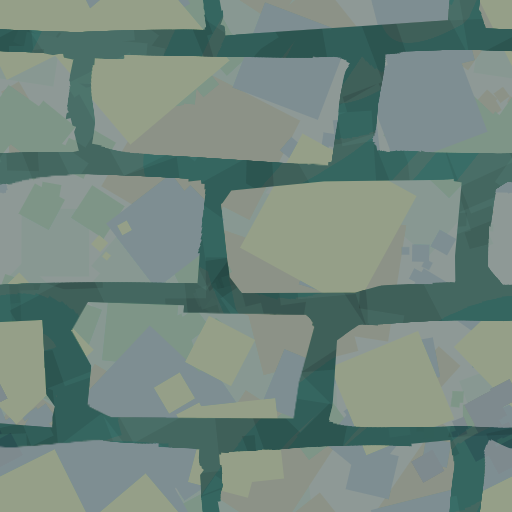
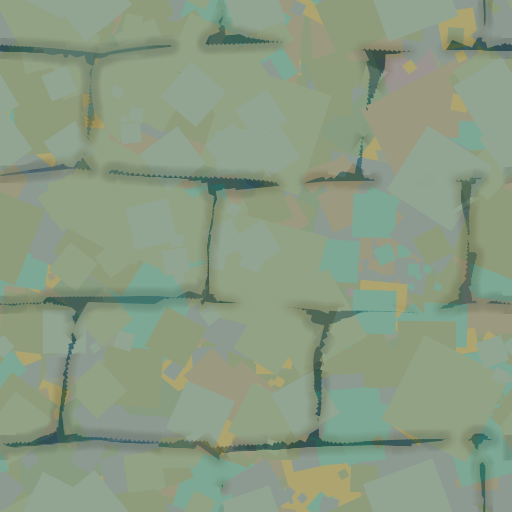
Layers edited between the first and the second 512 × 512 image:
added layer "Paint Layer 5" (multiply, 18%) above "Paint Layer 4" over [0, 0, 512, 512]
added layer "Paint Layer 4" (overlay, 29%) above "Paint Layer 3" over [0, 0, 512, 512]
hid "Paint Layer 3", opacity 14% → 100%, blend overlay → normal, painted on it over [0, 0, 512, 512]
painted on "Paint Layer 1", masked it over [0, 0, 512, 512]
painted on "Paint Layer 2" over [0, 0, 512, 512]
painted on "Background" over [0, 0, 512, 512]
